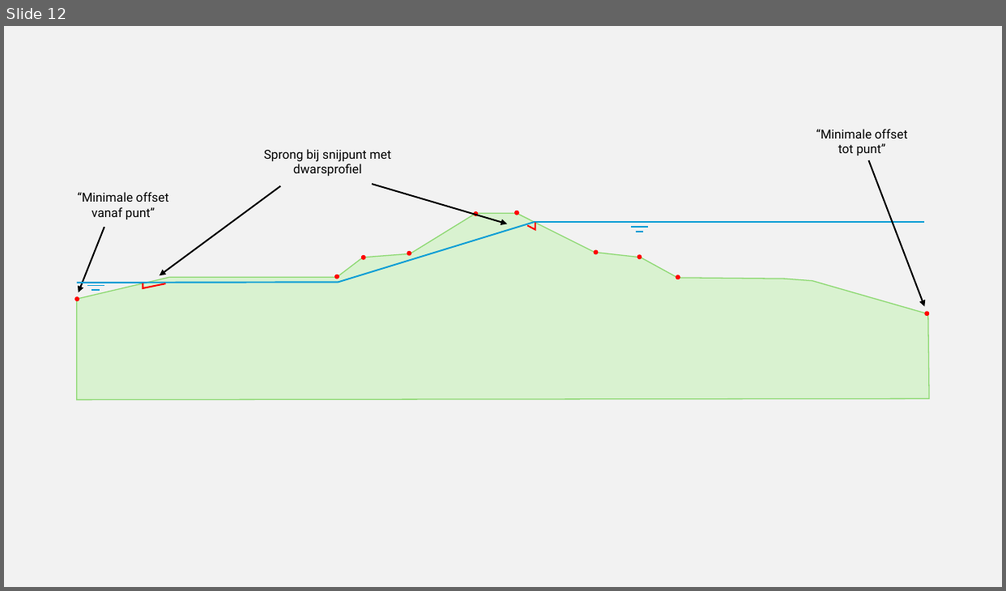
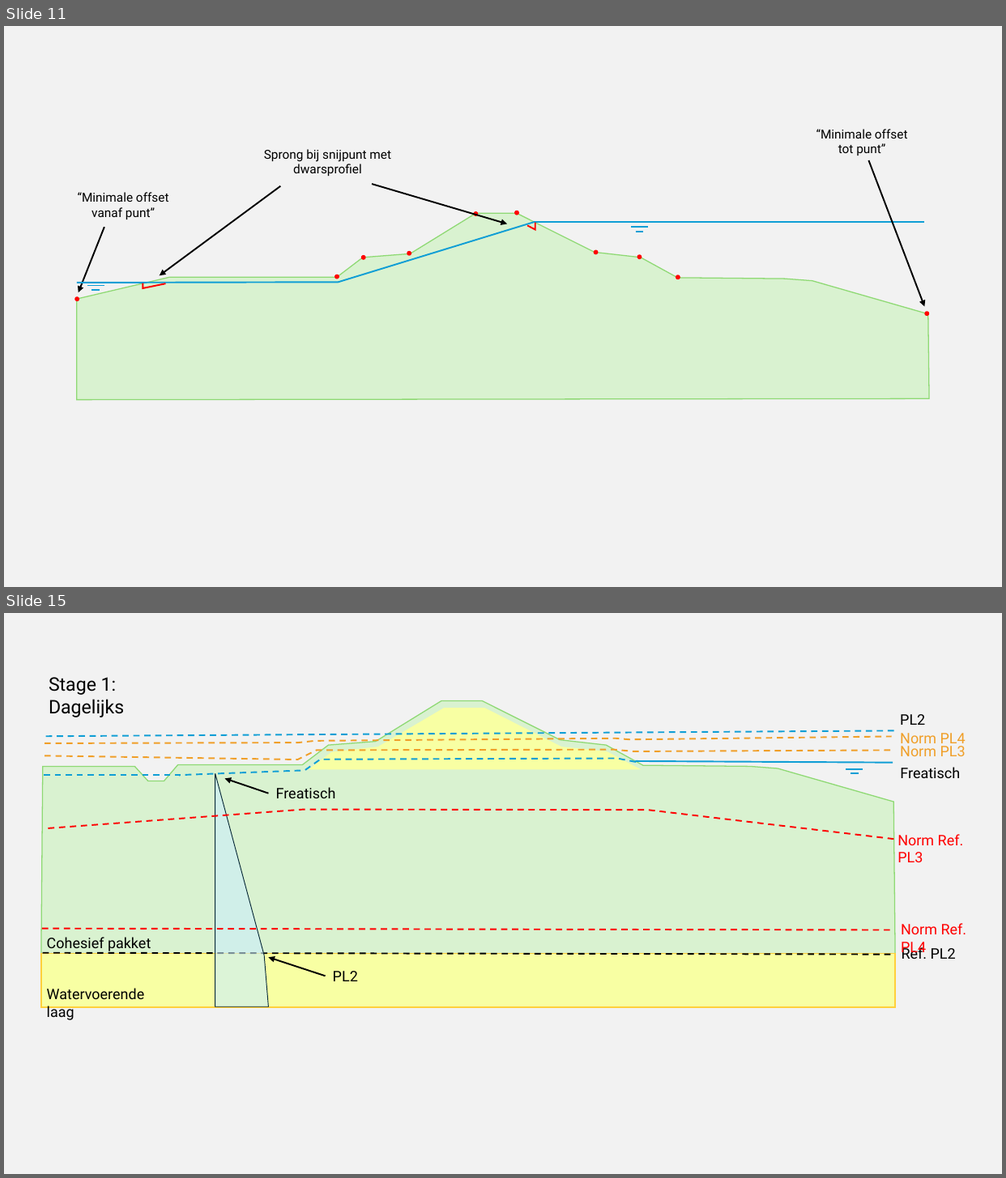
Before and after one commit to scheldestromen/BOLuS, a slide deck: handleiding/Figuren handleiding.pptx. Shown one above the other, each under a label of ours: slide 12 before the commit, slides 11 and 15 after it; the slides between them are not shown. The pictures are 1006x591 and 1006x1178 pixels, drawn with LibreOffice and Linux fonts; fonts in the diff are those of the drawing. Boxes give left, top, right and bottom in pixels: in the first picture for what was removed or moved away, otherwise in the second. Text is boxed around its words. In the diff, an @@ line names an element or a change of style, - is before the commit and + after.

```diff
--- a/handleiding/Figuren handleiding.pptx
+++ b/handleiding/Figuren handleiding.pptx
@@ slide 15 added at box(4, 613, 1002, 1174), background #F2F2F2 @@
@@ text added at box(49, 677, 124, 717), 18 pt, text #000000 @@
+Stage 1: Dagelijks
@@ freeform shape added at box(41, 701, 896, 955), fill #D9F2D0, outline #8ED973 1 pt @@
@@ freeform shape added at box(309, 708, 641, 770), fill #F8FFA3 @@
@@ line added from (46, 736) to (896, 730), #0F9ED5 1.5 pt dashed @@
@@ text added at box(900, 714, 925, 725), 14 pt, text #000000 @@
+PL2
@@ text added at box(900, 733, 965, 747), 14 pt, text #F09F28 @@
+Norm PL4
@@ freeform shape added at box(44, 749, 893, 759), outline #F09F28 1.5 pt dashed @@
@@ freeform shape added at box(44, 736, 892, 743), outline #F09F28 1.5 pt dashed @@
@@ freeform shape added at box(179, 758, 636, 776), outline #0F9ED5 1.5 pt dashed @@
@@ text added at box(900, 746, 965, 756), 14 pt, text #F09F28 @@
+Norm PL3
@@ line added from (44, 775) to (180, 775), #0F9ED5 1.5 pt dashed @@
@@ freeform shape added at box(215, 774, 268, 1007), fill #CAEEFB at 60% opacity, outline #092A39 0.75 pt @@
@@ arrow added from (268, 794) to (225, 778), #000000 1.5 pt @@
@@ line added from (635, 761) to (893, 763), #0F9ED5 1.5 pt @@
@@ line added from (846, 769) to (863, 769), #0F9ED5 1.5 pt @@
@@ line added from (850, 774) to (859, 774), #0F9ED5 1.5 pt @@
@@ text added at box(900, 767, 960, 778), 14 pt, text #000000 @@
+Freatisch
@@ text added at box(276, 787, 336, 798), 14 pt, text #000000 @@
+Freatisch
@@ freeform shape added at box(44, 809, 893, 839), outline #FF0000 1.5 pt dashed @@
@@ text added at box(897, 834, 964, 862), 14 pt, text #FF0000 @@
+Norm Ref. PL3
@@ text added at box(901, 923, 967, 956), 14 pt, text #FF0000 @@
+Norm Ref. PL4
@@ line added from (42, 929) to (895, 931), #FF0000 1.5 pt dashed @@
@@ text added at box(47, 937, 151, 952), 14 pt, text #000000 @@
+Cohesief pakket
@@ text added at box(901, 945, 956, 959), 14 pt, text #000000 @@
+Ref. PL2
@@ rectangle added at box(41, 954, 896, 1007), fill #F8FFA3, outline #FFD03B 1 pt @@
@@ line added from (42, 953) to (896, 954), #000000 1.5 pt dashed @@
@@ arrow added from (325, 976) to (268, 957), #000000 1.5 pt @@
@@ text added at box(333, 971, 358, 982), 14 pt, text #000000 @@
+PL2
@@ text added at box(47, 988, 145, 1021), 14 pt, text #000000 @@
+Watervoerende laag
@@ what was slide 12 is now slide 11 @@
```
Also in this commit, not shown: 1 slide changed, 20 other slides added, 13 slides removed, 7 other files.
